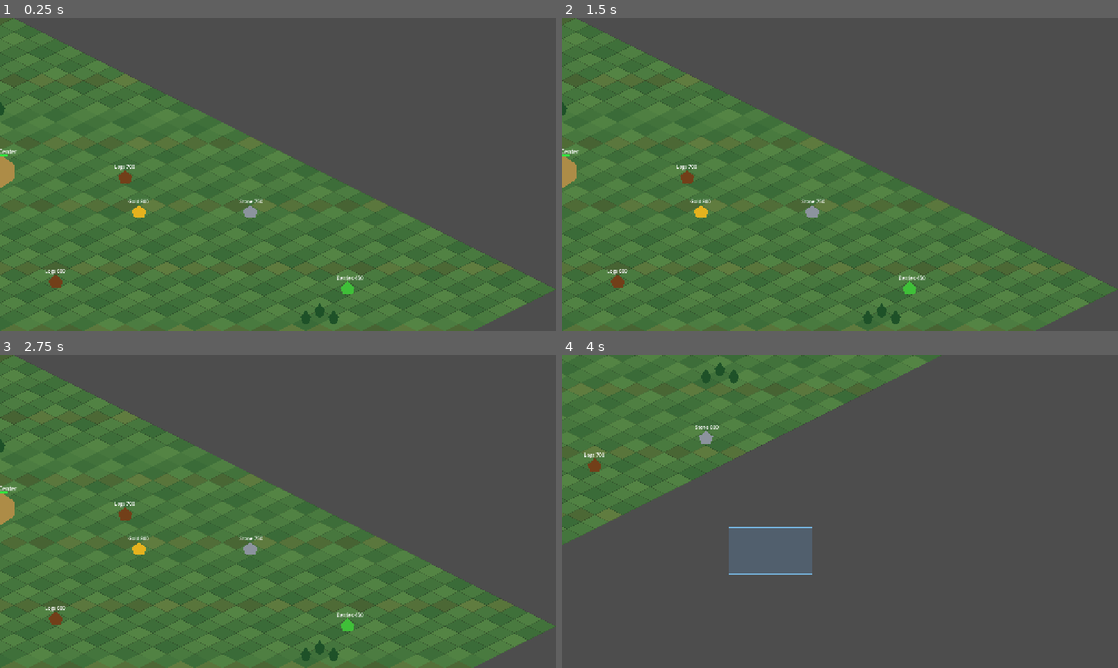
Above: before the commit, frames 1-4 (two rows, left to right).
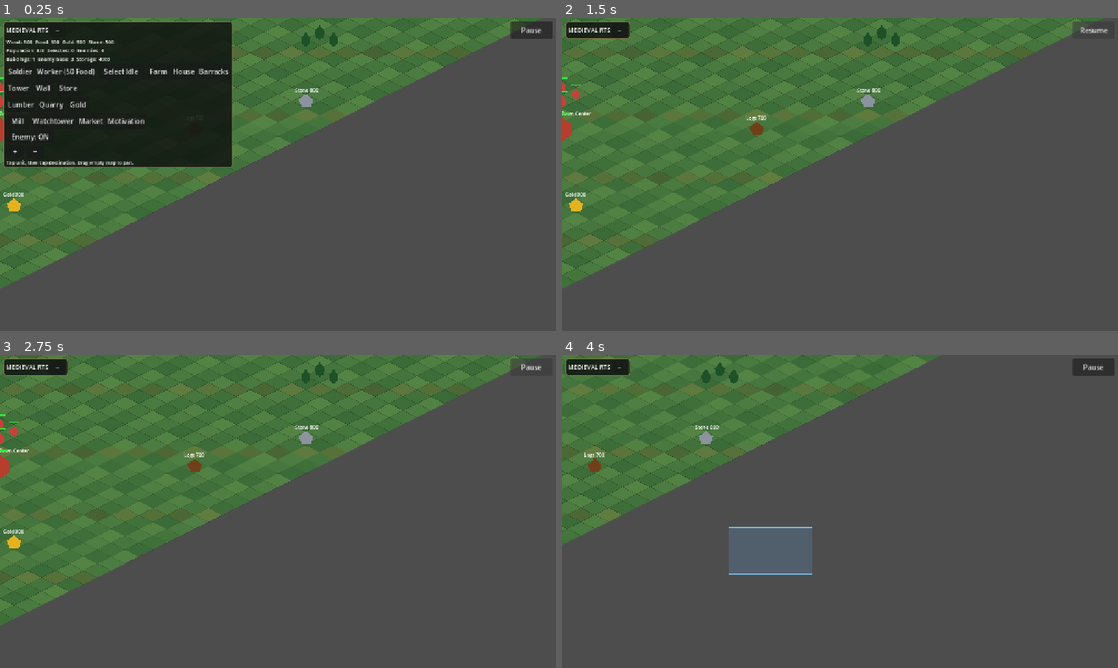
Above: after the commit, the same moments.

Repository: noub1234567-cmd/Medieval-RTS-Test
Game: Godot game, scene res://scenes/main.tscn
The game is run twice, just before and just after one commit, with the same random seed, the same clock (stepped at 60 frames per second) and the same inputs.
Inputs (mouse positions are in pixels of both pictures, inside the frame that each line leads up to):
- Up to frame 1 (0.25 s): no input
- Up to frame 2 (1.5 s): click (617, 30) at 0.5 s, where only the run after the commit has a clickable "−"; click (1095, 30) at 1.25 s, where only the run after the commit has a clickable "Pause"
- Up to frame 3 (2.75 s): click (533, 367) at 2 s, where only the run after the commit has a clickable "Resume"
- Up to frame 4 (4 s): move the mouse to (962, 495) at 2.77 s; hold D 2.78-3.5 s; click (962, 495) at 2.92 s; drag from (728, 527) to (812, 574) at 3.52 s

The runs differ from the first frame. In frame 1, 69% of the frame differs, in the area x 0-100%, y 0-100%; in frame 2, 57%; in frame 3, 57%; in frame 4, 1.0%.
Error before the commit: Parse Error: Expected statement, found "Indent" instead. (res://scripts/unit.gd:564)

Commit message:
Fix indentation errors in collision helpers

Diff:
--- a/scripts/unit.gd
+++ b/scripts/unit.gd
@@ -561,7 +561,7 @@
 	var total:=Vector2.ZERO
 	for other in all_units:
 		if not is_instance_valid(other) or other==self or other.health<=0 or other.sheltered:continue
-				var offset:Vector2=position-other.position
+		var offset:Vector2=position-other.position
 		var dist:=offset.length()
 		if dist>=UNIT_SEPARATION:continue
 		var direction:Vector2
@@ -585,7 +585,7 @@
 			if list==null:continue
 			for structure in list:
 				if not is_instance_valid(structure) or structure.health<=0:continue
-								var offset:Vector2=p-structure.position
+				var offset:Vector2=p-structure.position
 				var dist:=offset.length()
 				if dist<BUILDING_COLLISION_RADIUS+4.0:
 					var normal:Vector2=offset/dist if dist>0.001 else Vector2(0,1)
@@ -594,7 +594,7 @@
 		var trees=parent.get("tree_positions")
 		if trees!=null:
 			for tree_pos in trees:
-								var offset:Vector2=p-tree_pos
+				var offset:Vector2=p-tree_pos
 				var dist:=offset.length()
 				if dist<TREE_COLLISION_RADIUS+4.0:
 					var normal:Vector2=offset/dist if dist>0.001 else Vector2(0,1)
